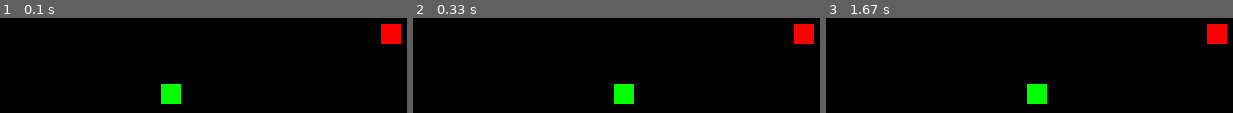
Above: before the commit, frames 1-3 (left to right).
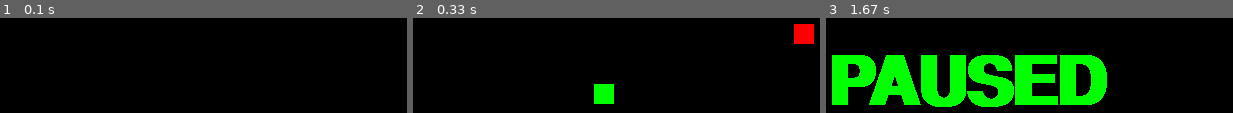
Above: after the commit, the same moments.

Repository: DavidMol41323/Snake_pygame
Game: pygame game, started from main.py
The game is run twice, just before and just after one commit, with the same random seed, the same clock (stepped at 60 frames per second) and the same inputs.
Inputs:
- Up to frame 1 (0.1 s): no input
- Up to frame 2 (0.33 s): no input
- Up to frame 3 (1.67 s): tap P at 0.33 s

The runs differ from the first frame. In frame 1, 2.1% of the frame differs, in the area x 39-99%, y 6-91%; in frame 2, 2.1%; in frame 3, 26%, in the area x 1-99%, y 6-94%.

Commit message:
Funkcni zobrazovani textu paused

Diff:
--- a/main.py
+++ b/main.py
@@ -1,5 +1,7 @@
 import pygame
 import random
+
+pygame.init()  #Inicializace modulů pygame
 
 # Definování barev:
 black=(0, 0, 0)
@@ -7,9 +9,11 @@
 red=(255, 0, 0)
 
 # Zobrazení textu GAME OVER
-
-
-pygame.init()  #Inicializace modulů pygame
+font_big = pygame.font.SysFont(None, 100, bold=True, italic=False)  # Nastavení fontu pro velké nápisy
+game_over = font_big.render("GAME OVER!", False, red)               # Nastavení textu GAME OVER!
+paused_text = font_big.render("PAUSED", False, green)                    # Nastavení textu PAUSED
+game_over_rect = game_over.get_rect(center=(400, 400))              # Nastavení umístění textu GAME OVER!
+paused_text_rect = paused_text.get_rect(center=(400, 400))                    # Nastavení umístění textu PAUSED
 
 # Nastavení okna:
 screen = pygame.display.set_mode((800, 800))      #Vytvoření herního okna
@@ -105,6 +109,10 @@
                 if keys[pygame.K_p]:                # Jestliže je stisklé p
                     paused = not paused             # Obrátí hodnotu proměnné paused
 
+        if paused == True:
+            screen.fill(black)
+            screen.blit(paused_text, paused_text_rect)
+
         if  paused == False:
 
             #Pohyb hada:
@@ -137,9 +145,6 @@
             for segment in body.segments:
                 pygame.draw.rect(screen, (green), (segment[0], segment[1], body.segment_size, body.segment_size))
 
-
-            pygame.display.update()   # Obnova okna
-
             # Detekce kolize se stěnami:
             if head.segment[0] > 780 or head.segment[1] > 780 or head.segment[0] < 20 or head.segment[1] < 20: # Jestliže se hlava dotkne stěny
                 #print("kolize_stena")              # Pro testování
@@ -151,6 +156,7 @@
                     #print("kolize_telo")           # Pro testování
                     running = False                 # Vypnutí cyklu
 
-            clock.tick(7.5)           # Omezení na 7.5 snímku za sekundu
+        clock.tick(7.5)           # Omezení na 7.5 snímku za sekundu
+        pygame.display.update()   # Obnova okna
 
 pygame.quit()                     # Konec knihovny pygame
